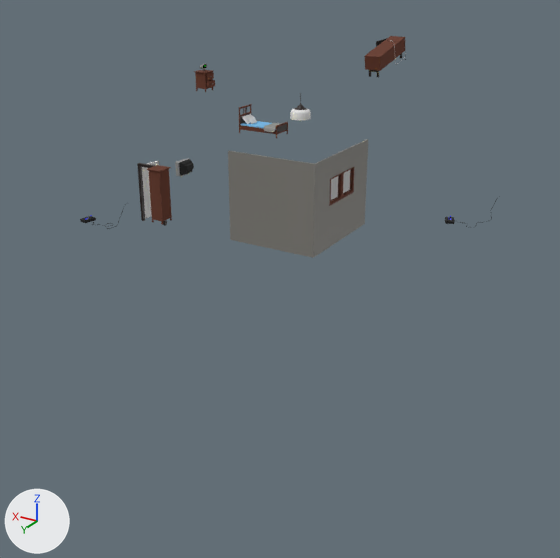
What one commit did to the Blender file AN2/animacionHabitacion/isometric-bedroom.blend.
Rendered twice from a 50 mm lens placed at (-78.5, 139.0, 57.2), pointed at (3.7, 2.1, -11.3). The lights are fixed; the arrows at lower left show +X, +Y and +Z.

Names of what the first picture shows: 'BookShelfTop', 'RoomMain', 'TVStandMain'.
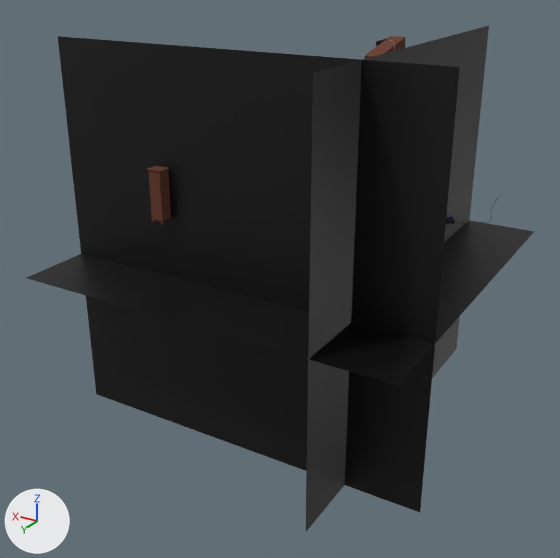
Changed parts and their boxes (x1, y1, x2, y2) in the pictures (560 x 558 px):
'Plane.001', added (black): after (58, 36, 460, 512)
'Plane', added (black): after (306, 26, 489, 531)
'Plane.002', added (black): after (27, 220, 534, 385)
'RoomMain', unchanged, covered by the edit: before (228, 139, 368, 258)

Edits to the bpy script that builds the scene:
```text
Add mat_material_004:
    mat_material_004 = principled_material('Material.004')
    mat_material_004.base_color = (0.0, 0.0, 0.0)  # black #000000
Add me_plane_008:
    me_plane_008.from_pydata([(-1.0, -1.0, 0.0), (1.0, -1.0, 0.0), (-1.0, 1.0, 0.0), (1.0, 1.0, 0.0)], [], [(0, 1, 3, 2)])
    me_plane_008.materials.append(mat_material_004)  # black #000000
Add ob_plane_002:
    ob_plane_002 = bpy.data.objects.new('Plane.002', me_plane_008)
    ob_plane_002.location = (0.0, 0.0, -5.0)
    ob_plane_002.scale = (-40.8, -40.8, -40.8)
Add ob_plane_001:
    ob_plane_001 = bpy.data.objects.new('Plane.001', me_plane_008.copy())
    ob_plane_001.location = (0.0, 25.0, 0.0)
    ob_plane_001.rotation_euler = (1.571, 0.0, 0.0)  # degrees (90, 0, 0)
    ob_plane_001.scale = (-40.8, -40.8, -40.8)
Add ob_plane:
    ob_plane = bpy.data.objects.new('Plane', me_plane_008.copy())
    ob_plane.location = (-25.0, 0.0, 0.0)
    ob_plane.rotation_euler = (0.0, 1.571, 0.0)  # degrees (0, 90, 0)
    ob_plane.scale = (-40.8, -40.8, -40.8)
```
